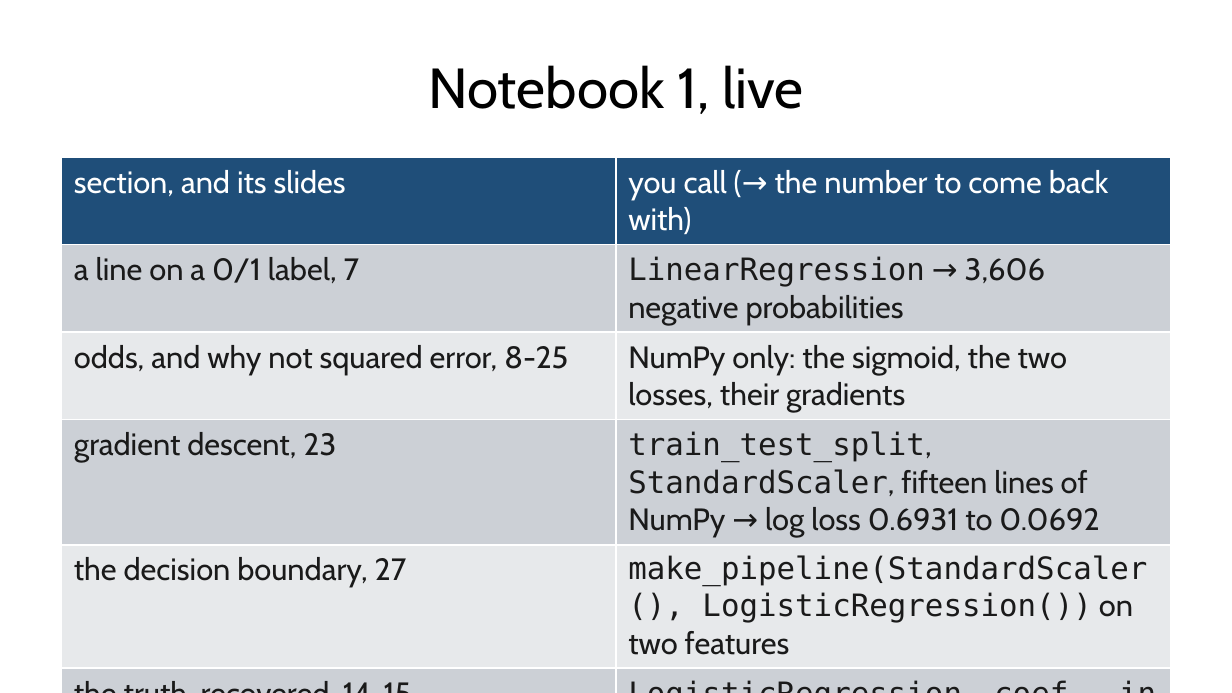
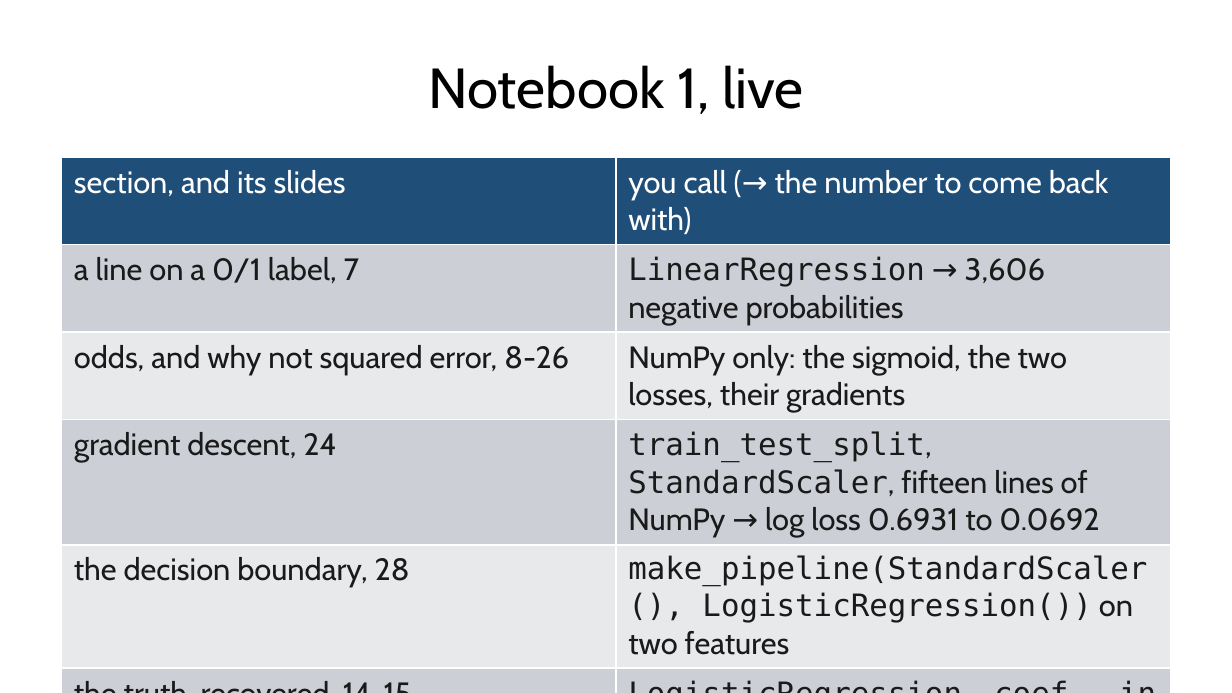
Before and after one commit to fabioantonini/technologies-for-artificial-intelligence, a slide deck: slide 27 of Lessons/04_classification_and_metrics/Slides/classification_and_metrics_slides.pptx (slide 26 before the commit). Drawn at 1232x693 pixels with LibreOffice and Linux fonts; fonts in the diff are those of the drawing; background and template pictures are left out. Boxes give left, top, right and bottom in pixels: in the first picture for what was removed or moved away, otherwise in the second. Text is boxed around its words. In the diff, an @@ line names an element or a change of style, - is before the commit and + after.

```diff
--- a/Lessons/04_classification_and_metrics/Slides/classification_and_metrics_slides.pptx
+++ b/Lessons/04_classification_and_metrics/Slides/classification_and_metrics_slides.pptx
@@ table at (x1=62, y1=158, x2=1170, y2=659) @@
-row 3, column 1: odds, and why not squared error, 8-25
+row 3, column 1: odds, and why not squared error, 8-26
-row 4, column 1: gradient descent, 23
+row 4, column 1: gradient descent, 24
-row 5, column 1: the decision boundary, 27
+row 5, column 1: the decision boundary, 28
```
Also in this commit, not shown: 3 other slides changed, 3 slides added, 7 other files.
